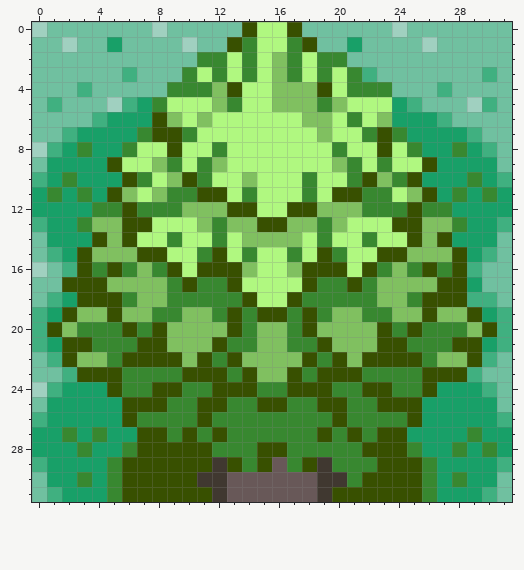
Pixel-art sprite: Cursus/so_long/assets/misc/wall.png. This is how it looked before the edit.
The file is 32x32 pixels. Colours within 5 levels of each other are drawn and written as one.
And afterwards:
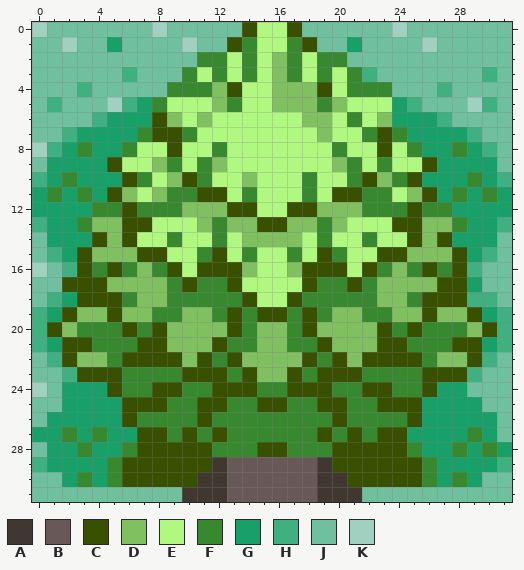
Palette (. is transparent): A #403830  B #685858  C #385000  D #80c060  E #b0f880  F #388830  G #18a068  H #40b080  J #70c0a0  K #a0d0c0
Changes in this commit:
@@ x 0..31 @@
 23 JJHCCCFFFFCCCFCDDCFCCCFFFFCCCHJJ
-24 KHGGGCFFCCFFCCCFFCCCFFCCFFCGGGHJ
-25 JGGGGGCCCFFCCFFCCFFCCFFCCCGGGGGJ
-26 HGGGGGCFFFFCFFFFFFFFCFFFFCGGGGGH
-27 GGFGFGGCCFCFCFFFFFFCFCFCCGGGGFGG
-28 GGGFGGFCCCCCFFFCCFFFFFCCCFGGFGFG
-29 HGGGGFCCCCCCACFCBFCAFFFCCCFGGGGH
-30 JGGFGFCCCCCAABBBBBBAAFCCCCFGFGGJ
-31 JHGGGFCCCCCCABBBBBBACCCCCCFGGGHJ
+24 KJGGGCFFCCFFCCCFFCCCFFCCFFCGGJJJ
+25 JJGGGGCCCFFCCFFCCFFCCFFCCCGGGGJJ
+26 JGGGGGCFFFFCFFFFFFFFCFFFFCGGGGGJ
+27 GGFGFGGCCFCFCFFFFFFCFCFCCGGGGFGJ
+28 JGGFGGFCCCCCFFFCCFFFCCCCCFGGFGFG
+29 HGGGGFCCCCCCABBBBBBACCCCCCFGGGGH
+30 JJGFGFCCCCCAABBBBBBAACCCCCFGFGJJ
+31 JJJJJJJJJJAAABBBBBBAAAJJJJJJJJJJ
Where, in picture pixels (left, top, right, bottom), the same in both pictures:
changed: (32, 382, 512, 502)
